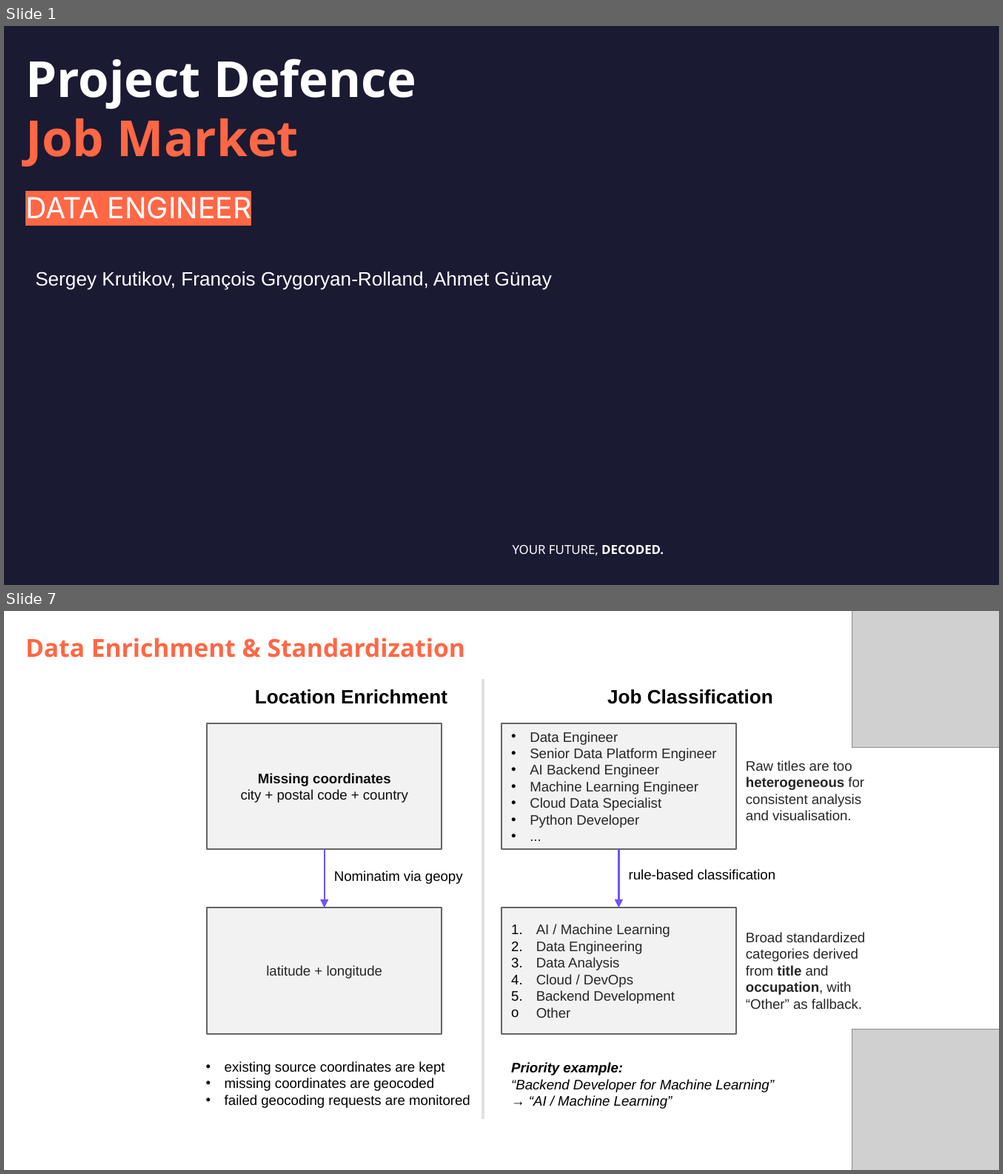
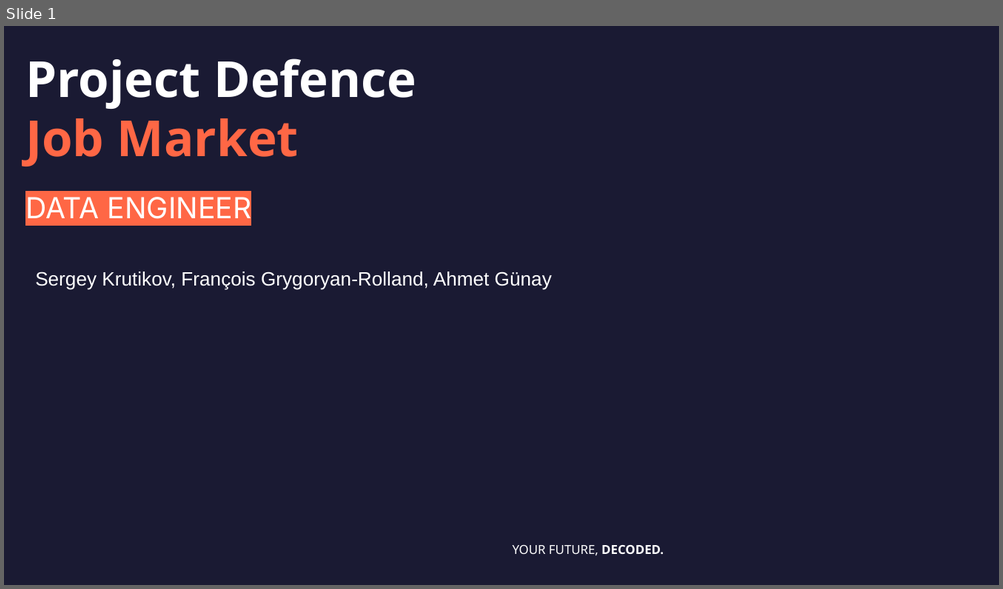
Before and after one commit to DataScientest-Studio/jun26bde-job-market, a slide deck: docs/defence/Defence.pptx. Shown one above the other, each under a label of ours: slides 1 and 7 before the commit, slide 1 after it; the slides between them are not shown. The pictures are 1003x1174 and 1003x589 pixels, drawn with LibreOffice and Linux fonts; fonts in the diff are those of the drawing; grey boxes stand for pictures; background and template pictures are left out. Boxes give left, top, right and bottom in pixels: in the first picture for what was removed or moved away, otherwise in the second. Text is boxed around its words. In the diff, an @@ line names an element or a change of style, - is before the commit and + after.

```diff
--- a/docs/defence/Defence.pptx
+++ b/docs/defence/Defence.pptx
@@ slide 7 removed at bbox=[4, 611, 999, 1170], background #FFFFFF @@
@@ picture removed at bbox=[851, 611, 999, 748] @@
@@ subtitle removed at bbox=[25, 638, 465, 658] @@
-Data Enrichment & Standardization
@@ text removed at bbox=[255, 689, 447, 704] @@
-Location Enrichment
@@ line removed from (484, 680) to (484, 1119) @@
@@ text removed at bbox=[607, 689, 773, 704] @@
-Job Classification
@@ rectangle removed at bbox=[207, 723, 441, 850] @@
-Missing coordinates
-city + postal code + country
@@ rectangle removed at bbox=[501, 723, 736, 850] @@
-• Data Engineer
-• Senior Data Platform Engineer
-• AI Backend Engineer
-• Machine Learning Engineer
-• Cloud Data Specialist
-• Python Developer
-• ...
@@ text removed at bbox=[745, 760, 864, 820] @@
-Raw titles are too heterogeneous for consistent analysis and visualisation.
@@ arrow removed from (324, 850) to (324, 908) @@
@@ arrow removed from (619, 850) to (619, 908) @@
@@ text removed at bbox=[334, 871, 463, 884] @@
-Nominatim via geopy
@@ text removed at bbox=[629, 869, 776, 880] @@
-rule-based classification
@@ rectangle removed at bbox=[207, 908, 441, 1035] @@
-latitude + longitude
@@ rectangle removed at bbox=[501, 908, 736, 1035] @@
-1. AI / Machine Learning
-2. Data Engineering
-3. Data Analysis
-4. Cloud / DevOps
-5. Backend Development
-o Other
@@ text removed at bbox=[745, 932, 865, 1009] @@
-Broad standardized categories derived from title and occupation, with “Other” as fallback.
@@ picture removed at bbox=[851, 1030, 999, 1170] @@
@@ text removed at bbox=[225, 1062, 470, 1108] @@
-• existing source coordinates are kept
-• missing coordinates are geocoded
-• failed geocoding requests are monitored
@@ text removed at bbox=[511, 1062, 774, 1109] @@
-Priority example:
-“Backend Developer for Machine Learning” → “AI / Machine Learning”
```
Also in this commit, not shown: 10 slides changed, 6 slides added, 4 other slides removed, 23 other files.
